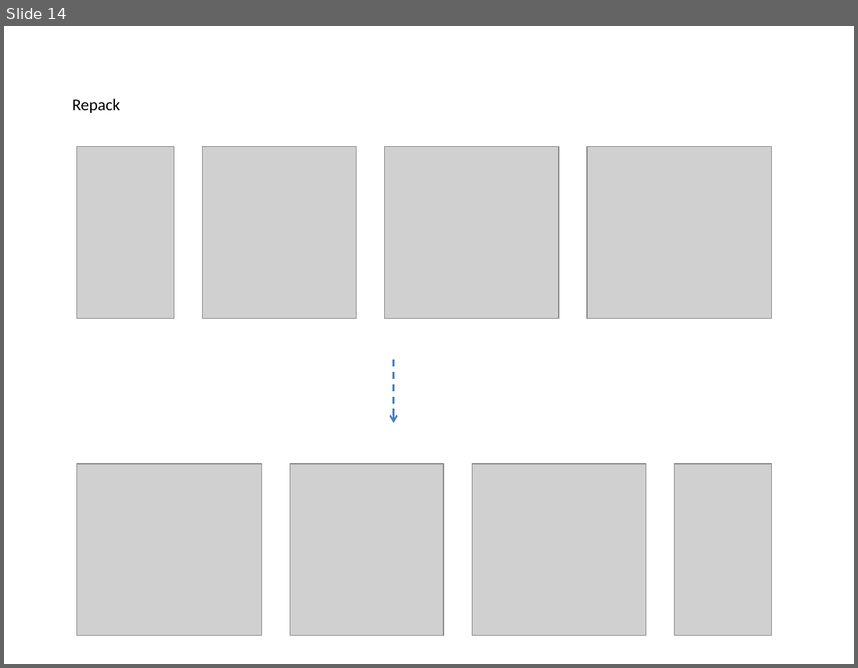
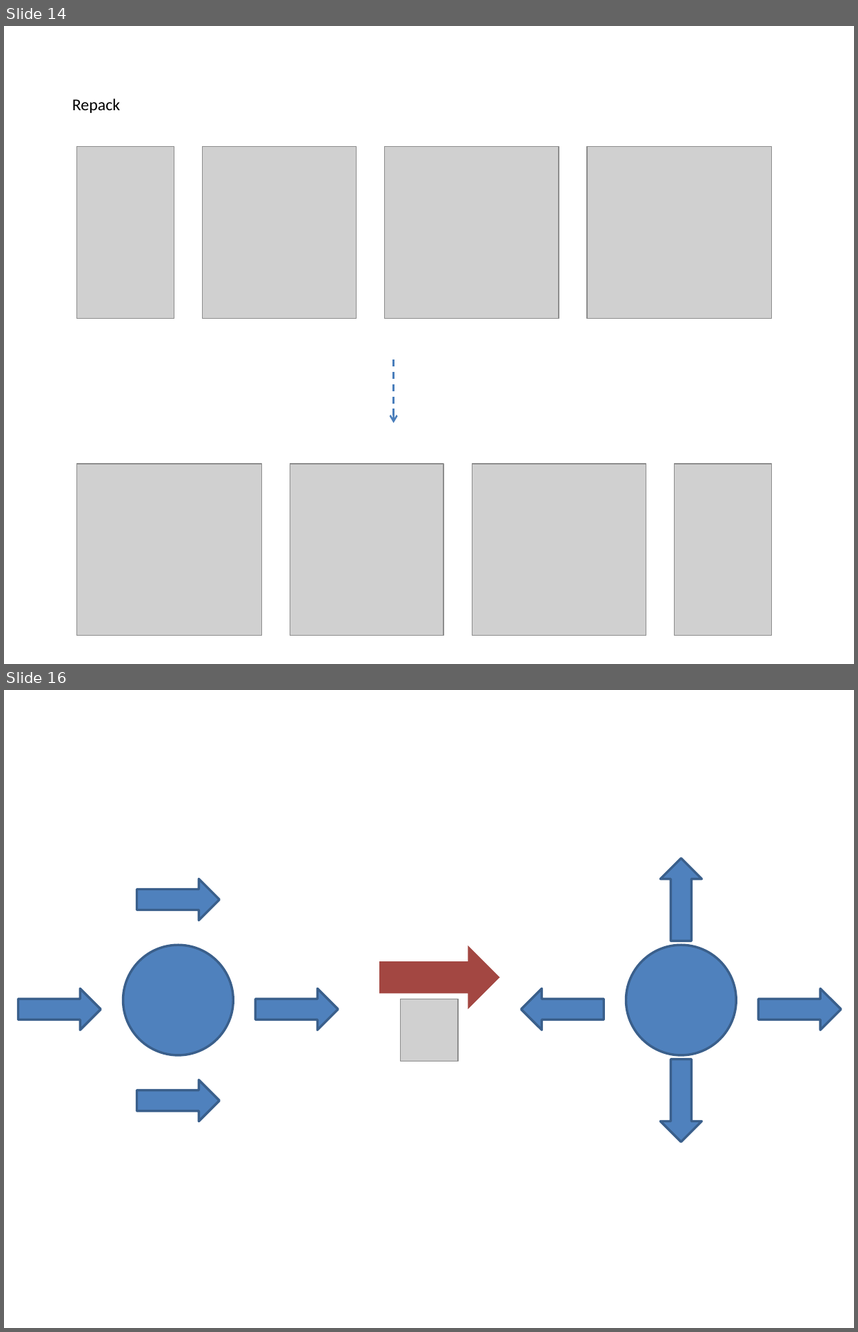
Before and after one commit to PowerPointLabs/PowerPointLabs, a slide deck: doc/Examples-PositionsLab.pptx. Shown one above the other, each under a label of ours: slide 14 before the commit, slides 14 and 16 after it; the slides between them are not shown. The pictures are 858x668 and 858x1332 pixels, drawn with LibreOffice and Linux fonts; fonts in the diff are those of the drawing; grey boxes stand for pictures. Boxes give left, top, right and bottom in pixels: in the first picture for what was removed or moved away, otherwise in the second. Text is boxed around its words. In the diff, an @@ line names an element or a change of style, - is before the commit and + after.

```diff
--- a/doc/Examples-PositionsLab.pptx
+++ b/doc/Examples-PositionsLab.pptx
@@ slide 16 added at (4,690,854,1328), background #FFFFFF @@
@@ right arrow added at (660,858,702,940), fill #4F81BD, outline #3A5F8C 2 pt @@
@@ right arrow added at (136,879,219,920), fill #4F81BD, outline #3A5F8C 2 pt @@
@@ ellipse added at (123,945,234,1056), fill #4F81BD, outline #3A5F8C 2 pt @@
@@ down arrow added at (379,945,500,1009), fill #A34742 @@
@@ ellipse added at (626,945,737,1056), fill #4F81BD, outline #3A5F8C 2 pt @@
@@ right arrow added at (18,988,101,1030), fill #4F81BD, outline #3A5F8C 2 pt @@
@@ right arrow added at (256,988,338,1030), fill #4F81BD, outline #3A5F8C 2 pt @@
@@ picture added at (400,998,458,1061) @@
@@ right arrow added at (521,988,604,1030), fill #4F81BD, outline #3A5F8C 2 pt @@
@@ right arrow added at (759,988,842,1030), fill #4F81BD, outline #3A5F8C 2 pt @@
@@ right arrow added at (660,1059,702,1141), fill #4F81BD, outline #3A5F8C 2 pt @@
@@ right arrow added at (136,1079,219,1121), fill #4F81BD, outline #3A5F8C 2 pt @@
```
Also in this commit, not shown: 1 other slide added.
